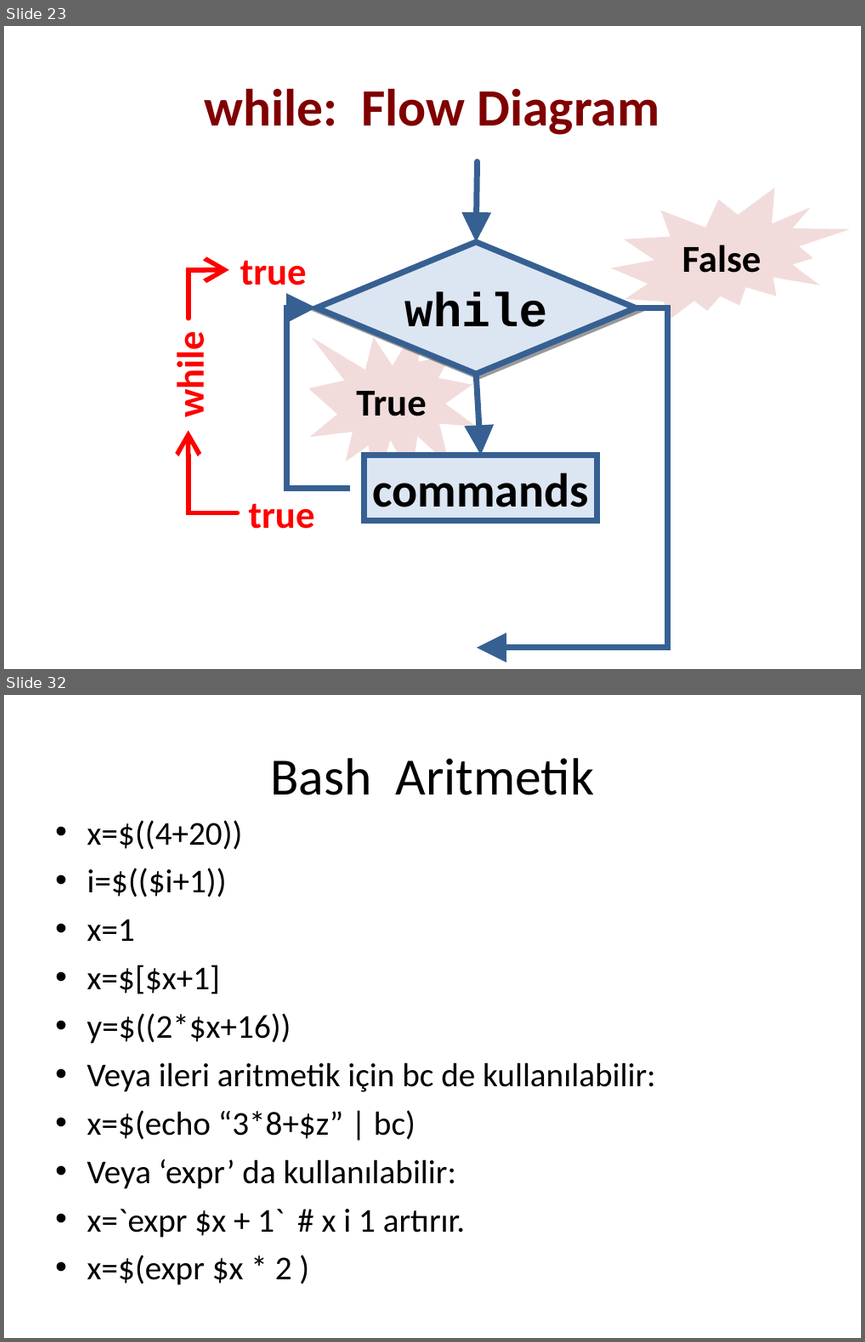
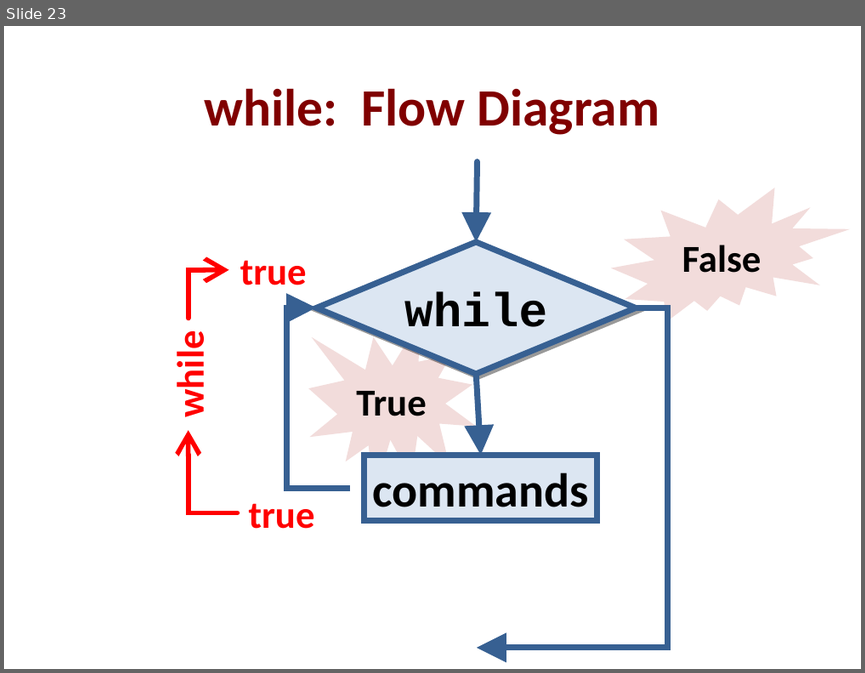
Before and after one commit to sdrttnclskn/ismek-cybersecurity1-lessons, a slide deck: cybersecurity_day 13&14/bash_script_programlama_2.ppt. Shown one above the other, each under a label of ours: slides 23 and 32 before the commit, slide 23 after it; the slides between them are not shown. The pictures are 865x1342 and 865x673 pixels, drawn with LibreOffice and Linux fonts; fonts in the diff are those of the drawing. Boxes give left, top, right and bottom in pixels: in the first picture for what was removed or moved away, otherwise in the second. Text is boxed around its words. In the diff, an @@ line names an element or a change of style, - is before the commit and + after.

```diff
--- a/cybersecurity_day 13&14/bash_script_programlama_2.ppt
+++ b/cybersecurity_day 13&14/bash_script_programlama_2.ppt
@@ slide 32 removed at box(4, 695, 861, 1338), background #FFFFFF @@
@@ text removed at box(270, 758, 593, 795) @@
-Bash Aritmetik
@@ text removed at box(87, 820, 655, 1285) @@
-• x=$((4+20))
-• i=$(($i+1))
-• x=1
-• x=$[$x+1]
-• y=$((2*$x+16))
-• Veya ileri aritmetik için bc de kullanılabilir:
-• x=$(echo “3*8+$z” | bc)
-• Veya ‘expr’ da kullanılabilir:
-• x=`expr $x + 1` # x i 1 artırır.
-• x=$(expr $x * 2 )
```
Also in this commit, not shown: 2 other slides changed, 22 other slides removed, 7 other files.
